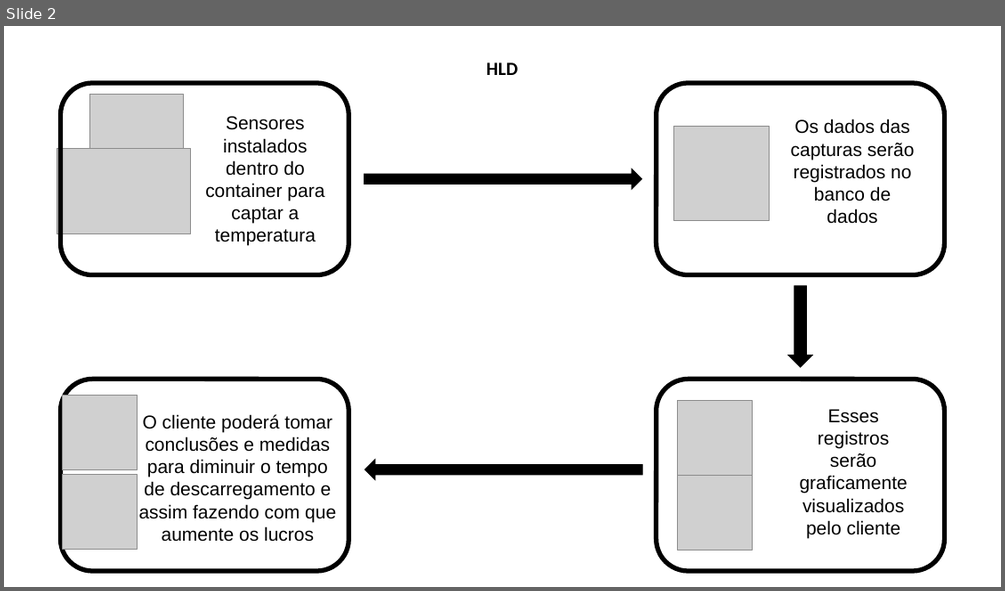
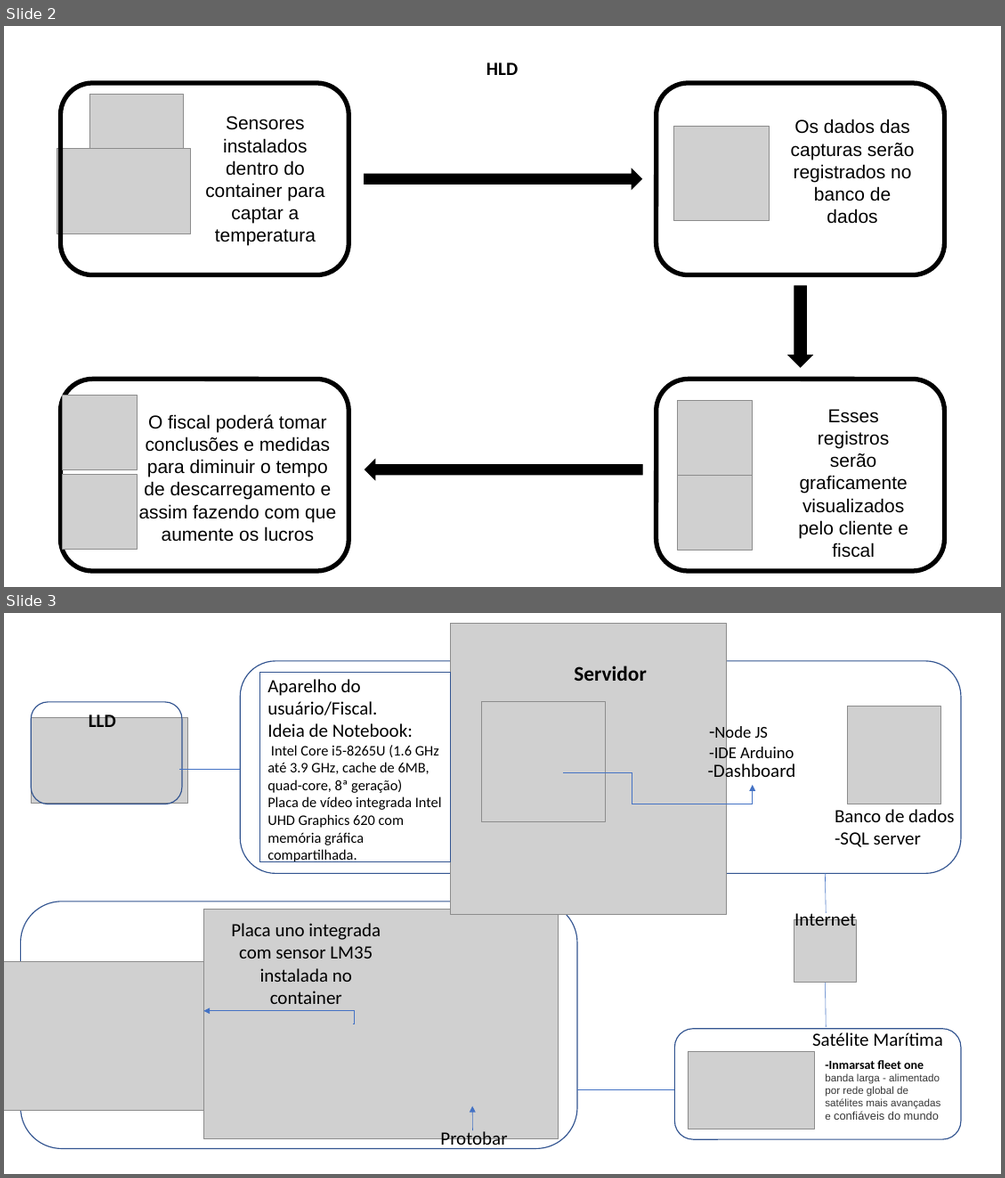
Before and after one commit to rafael-rochaalmeida/Harbor-Solutions, a slide deck: Documentação/desenho-de-solucao.pptx. Shown one above the other, each under a label of ours: slide 2 before the commit, slides 2 and 3 after it. The pictures are 1005x591 and 1005x1178 pixels, drawn with LibreOffice and Linux fonts; fonts in the diff are those of the drawing; grey boxes stand for pictures. Boxes give left, top, right and bottom in pixels: in the first picture for what was removed or moved away, otherwise in the second. Text is boxed around its words. In the diff, an @@ line names an element or a change of style, - is before the commit and + after.

Commit message:
LLD

```diff
--- a/Documentação/desenho-de-solucao.pptx
+++ b/Documentação/desenho-de-solucao.pptx
@@ slide 3 added at box(4, 613, 1001, 1174), background #FFFFFF @@
@@ picture added at box(451, 624, 727, 915) @@
@@ rounded rectangle added at box(241, 661, 961, 873), outline #325491 1 pt @@
@@ text added at box(574, 666, 646, 681), 20 pt, text #000000, bold @@
+Servidor
@@ rectangle added at box(259, 672, 451, 862), outline #325491 1 pt @@
@@ text added at box(267, 679, 442, 862), 14 pt, text #000000 @@
+Aparelho do usuário/Fiscal.
+Ideia de Notebook:
+Intel Core i5-8265U (1.6 GHz até 3.9 GHz, cache de 6MB, quad-core, 8ª geração)
+Placa de vídeo integrada Intel UHD Graphics 620 com memória gráfica compartilhada.
@@ picture added at box(31, 717, 188, 803) @@
@@ rounded rectangle added at box(31, 702, 182, 804), outline #325491 1 pt @@
@@ text added at box(89, 711, 116, 727), 18 pt, text #000000, bold @@
+LLD
@@ picture added at box(481, 702, 605, 821) @@
@@ picture added at box(848, 706, 941, 804) @@
@@ text added at box(709, 724, 793, 763), 16 pt, text #000000 @@
+-Node JS
+-IDE Arduino
@@ line added from (179, 769) to (241, 769), #4472C4 0.5 pt @@
@@ text added at box(708, 761, 796, 782), 18 pt, text #000000 @@
+-Dashboard
@@ elbow arrow added from (563, 773) to (752, 785), #4472C4 0.5 pt @@
@@ text added at box(834, 809, 954, 847), 18 pt, text #000000 @@
+Banco de dados
+-SQL server
@@ line added from (825, 913) to (825, 873), #4472C4 0.5 pt @@
@@ rounded rectangle added at box(20, 901, 577, 1149), outline #325491 1 pt @@
@@ picture added at box(203, 909, 558, 1139) @@
@@ text added at box(231, 923, 380, 1004), 18 pt, text #000000 @@
+Placa uno integrada com sensor LM35 instalada no container
@@ picture added at box(794, 919, 857, 981) @@
@@ text added at box(794, 910, 856, 925), 18 pt, text #000000 @@
+Internet
@@ picture added at box(4, 962, 252, 1110) @@
@@ line added from (825, 1027) to (825, 971), #4472C4 0.5 pt @@
@@ elbow arrow added from (353, 1023) to (203, 1011), #4472C4 0.5 pt @@
@@ rounded rectangle added at box(675, 1029, 961, 1140), outline #325491 1 pt @@
@@ text added at box(812, 1032, 943, 1052), 18 pt, text #000000 @@
+Satélite Marítima
@@ picture added at box(688, 1051, 815, 1129) @@
@@ text added at box(825, 1060, 940, 1119), 10 pt, text #363636 @@
+-Inmarsat fleet one
+banda larga - alimentado por rede global de satélites mais avançadas e confiáveis do mundo
@@ line added from (577, 1089) to (675, 1089), #4472C4 0.5 pt @@
@@ arrow added from (473, 1130) to (472, 1106), #4472C4 0.5 pt @@
@@ text added at box(440, 1129, 507, 1151), 18 pt, text #000000 @@
+Protobar
@@ slide 2 changed as well @@
@@ text at box(139, 414, 336, 541): text changed @@
-O cliente poderá tomar conclusões e medidas para diminuir o tempo de descarregamento e assim fazendo com que aumente os lucros
+O fiscal poderá tomar conclusões e medidas para diminuir o tempo de descarregamento e assim fazendo com que aumente os lucros
@@ text at box(798, 409, 908, 557): text changed @@
-Esses registros serão graficamente visualizados pelo cliente
+Esses registros serão graficamente visualizados pelo cliente e fiscal
```
